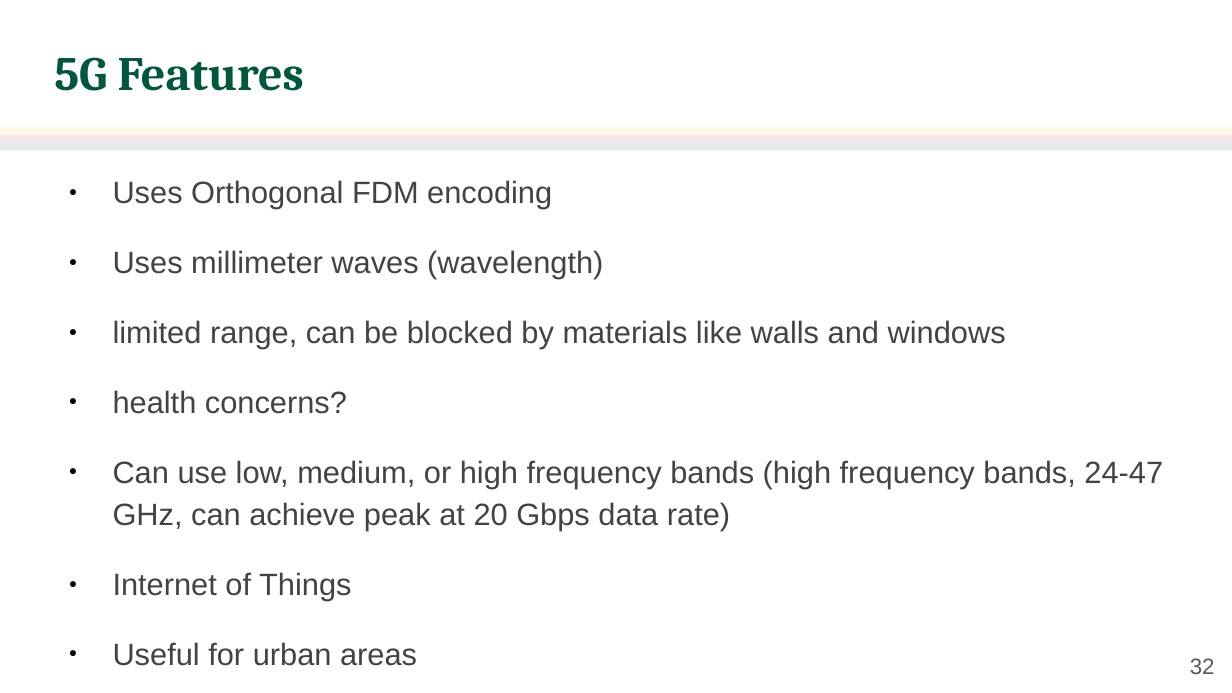
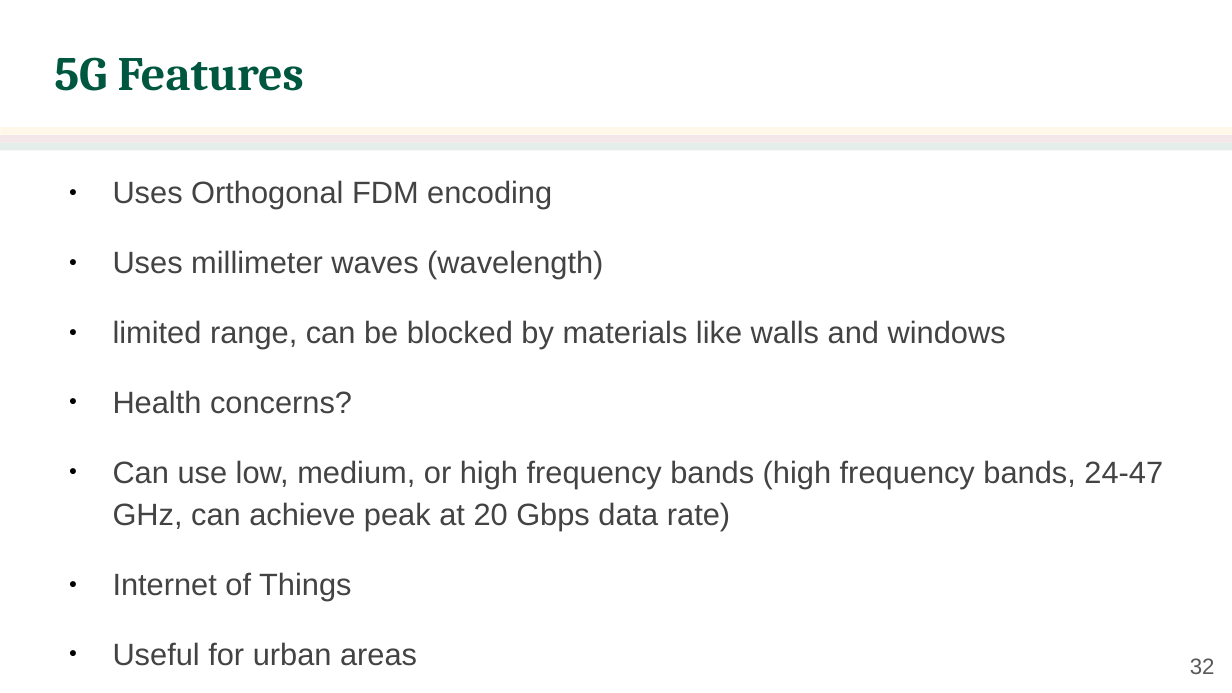
Before and after one commit to jachermocilla/extra-course-materials, a slide deck: slide 32 of cmsc137/slides-rsm/CMSC 137 - 25 - Other Wireless Networks.odp. Drawn at 1232x693 pixels with LibreOffice and Linux fonts; fonts in the diff are those of the drawing; background and template pictures are left out. Boxes give left, top, right and bottom in pixels: in the first picture for what was removed or moved away, otherwise in the second. Text is boxed around its words. In the diff, an @@ line names an element or a change of style, - is before the commit and + after.

```diff
--- a/cmsc137/slides-rsm/CMSC 137 - 25 - Other Wireless Networks.odp
+++ b/cmsc137/slides-rsm/CMSC 137 - 25 - Other Wireless Networks.odp
@@ text at (113,390,352,414): text changed @@
-● health concerns?
+● Health concerns?
```
Also in this commit, not shown: 2 other slides changed, 1 slide added, 1 other file.
